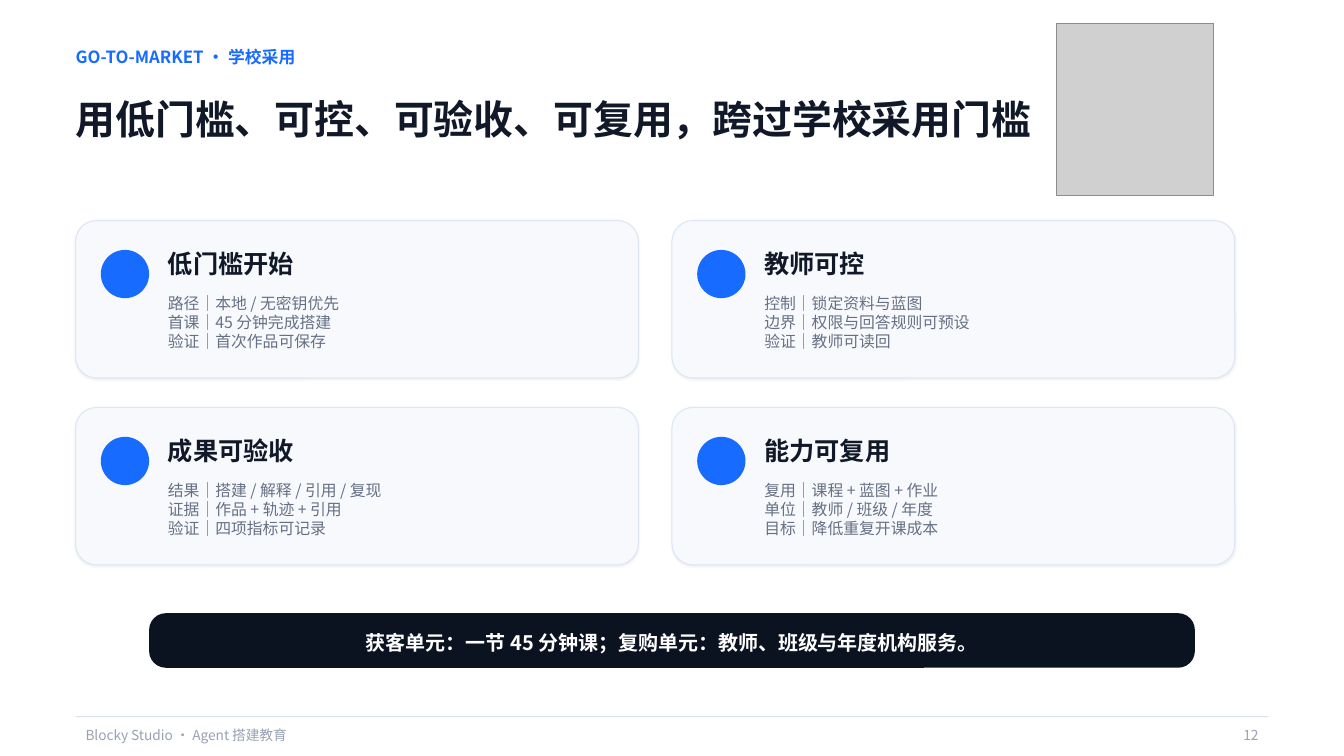
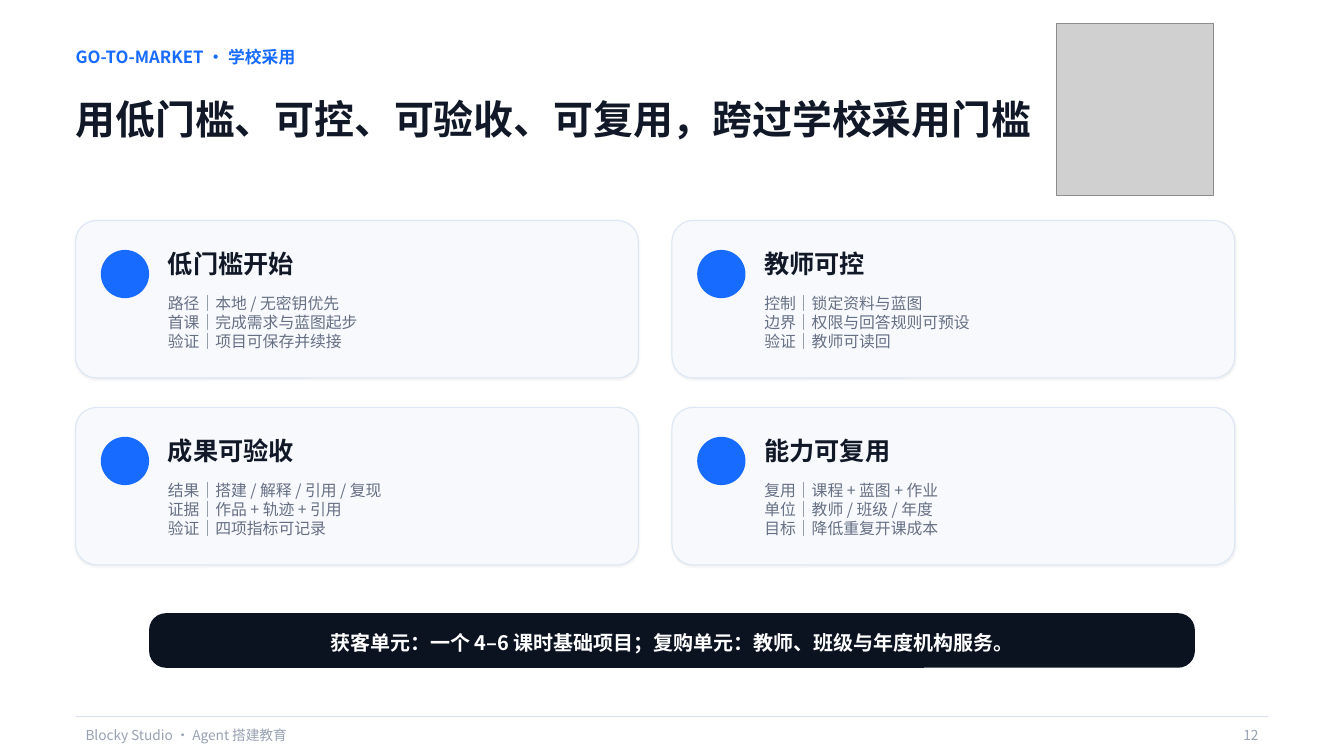
Before and after one commit to q2955161835-debug/Blocky-AI, a slide deck: slide 12 of PPT与商业计划书/Blocky-Studio-息壤杯-AI+教育.pptx. Drawn at 1344x756 pixels with LibreOffice and Linux fonts; fonts in the diff are those of the drawing; grey boxes stand for pictures. Boxes give left, top, right and bottom in pixels: in the first picture for what was removed or moved away, otherwise in the second. Text is boxed around its words. In the diff, an @@ line names an element or a change of style, - is before the commit and + after.

```diff
--- a/PPT与商业计划书/Blocky-Studio-息壤杯-AI+教育.pptx
+++ b/PPT与商业计划书/Blocky-Studio-息壤杯-AI+教育.pptx
@@ text at (x1=168, y1=314, x2=358, y2=349): text changed @@
-首课｜45 分钟完成搭建
-验证｜首次作品可保存
+首课｜完成需求与蓝图起步
+验证｜项目可保存并续接
@@ text at (x1=330, y1=633, x2=1013, y2=654): text changed @@
-获客单元：一节 45 分钟课；复购单元：教师、班级与年度机构服务。
+获客单元：一个 4–6 课时基础项目；复购单元：教师、班级与年度机构服务。
```
Also in this commit, not shown: 4 other slides changed, 1 other file.
